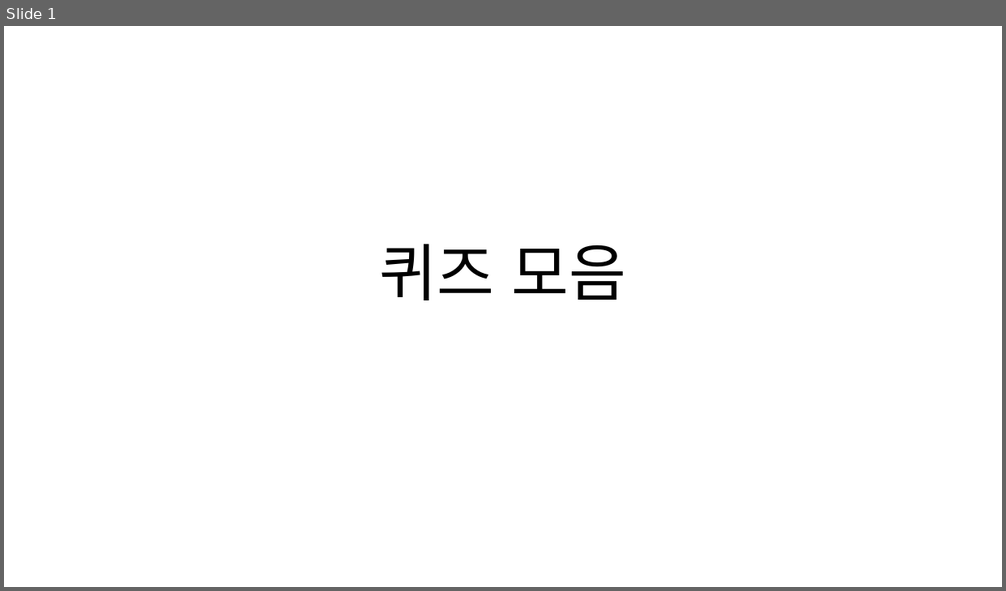
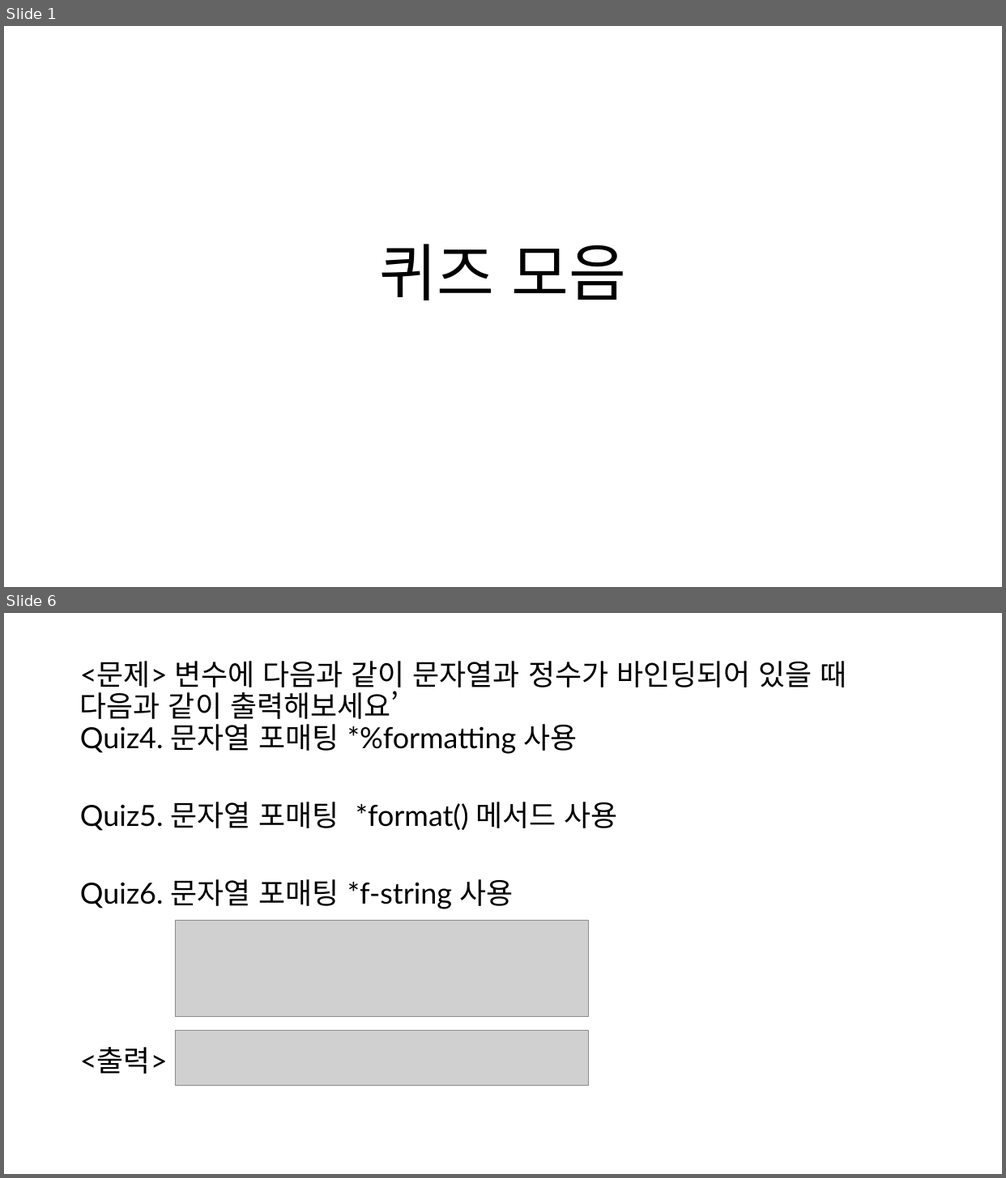
Before and after one commit to HongB1/2022-KHU-Bioinformatics-lab, a slide deck: image_slide/Quiz.pptx. Shown one above the other, each under a label of ours: slide 1 before the commit, slides 1 and 6 after it; the slides between them are not shown. The pictures are 1006x591 and 1006x1178 pixels, drawn with LibreOffice and Linux fonts; fonts in the diff are those of the drawing; grey boxes stand for pictures. Boxes give left, top, right and bottom in pixels: in the first picture for what was removed or moved away, otherwise in the second. Text is boxed around its words. In the diff, an @@ line names an element or a change of style, - is before the commit and + after.

```diff
--- a/image_slide/Quiz.pptx
+++ b/image_slide/Quiz.pptx
@@ slide 6 added at box(4, 613, 1002, 1174), background #FFFFFF @@
@@ text added at box(80, 661, 846, 1074), 28 pt, text #000000 @@
+<문제> 변수에 다음과 같이 문자열과 정수가 바인딩되어 있을 때 다음과 같이 출력해보세요’
+Quiz4. 문자열 포매팅 *%formatting 사용
+Quiz5. 문자열 포매팅 *format() 메서드 사용
+Quiz6. 문자열 포매팅 *f-string 사용
+<출력>
@@ picture added at box(176, 921, 588, 1017) @@
@@ picture added at box(176, 1030, 588, 1085) @@
```
Also in this commit, not shown: 36 other slides added, 1 other file.
